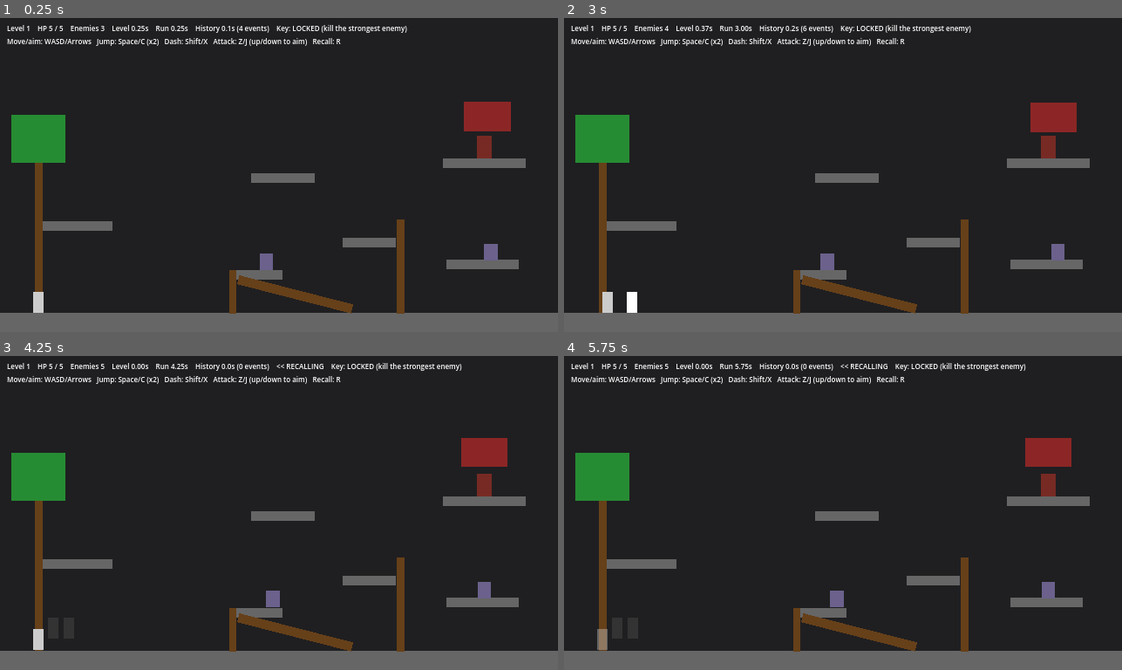
Above: before the commit, frames 1-4 (two rows, left to right).
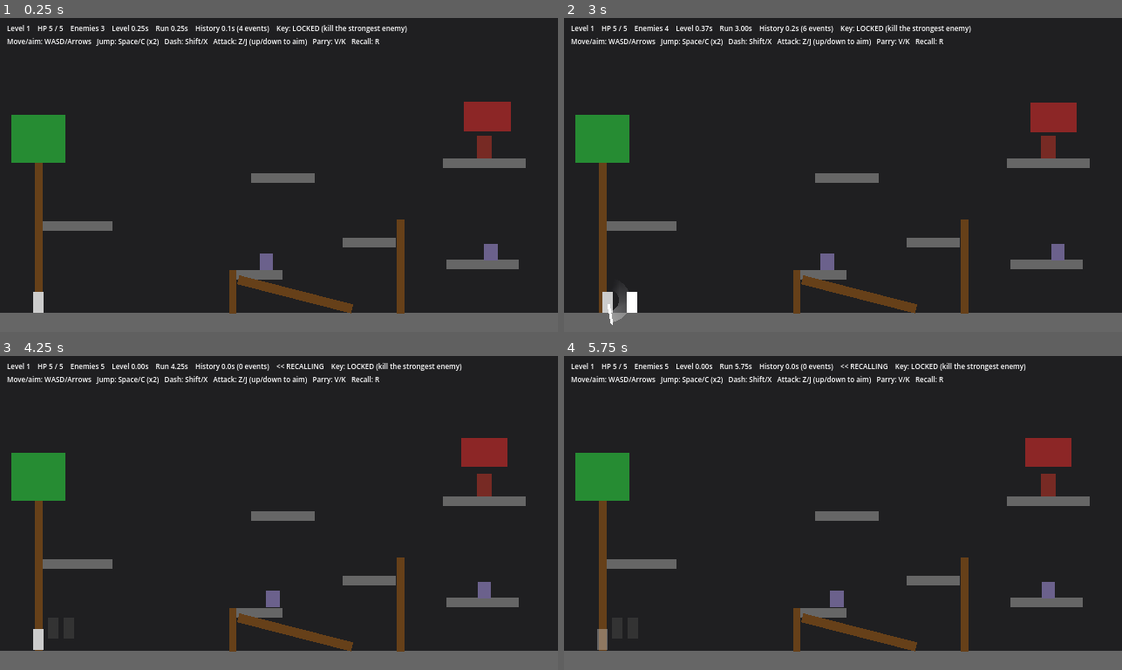
Above: after the commit, the same moments.

Repository: jmy0713/CreativeJam26
Game: Godot game, scene res://scenes/levels/level_1.tscn
The game is run twice, just before and just after one commit, with the same random seed, the same clock (stepped at 60 frames per second) and the same inputs.
Inputs:
- Up to frame 1 (0.25 s): no input
- Up to frame 2 (3 s): tap Enter at 0.5 s; hold D (move_right) 0.53-2.03 s; tap Z (attack) at 0.6, 2.3, 2.85 s; tap Space (jump) at 0.77, 1.52 s; tap R (recall) at 0.8, 1.35 s; tap V (parry, bound only after the commit) at 1.55, 2.1 s; hold A (move_left) 2.03-2.78 s; hold D (move_right) from 2.78 s (still down)
- Up to frame 3 (4.25 s): keep holding D (move_right); tap Space (jump) at 3.02, 3.77 s; tap R (recall) at 3.05 s; tap Shift (dash) at 3.6 s; tap V (parry, bound only after the commit) at 3.8 s
- Up to frame 4 (5.75 s): release D (move_right) at 4.28 s; hold A (move_left) 4.28-5.03 s; tap R (recall) at 4.35, 5.3 s; tap Space (jump) at 4.52 s; tap Z (attack) at 4.55 s; hold D (move_right) from 5.03 s (still down); tap V (parry, bound only after the commit) at 5.1 s

The runs differ from the first frame. In frame 1, 0.1% of the frame differs, in the area x 56-68%, y 6-9%; in frame 2, 0.3%, in the area x 7-68%, y 6-98%; in frame 3, 0.1%; in frame 4, 0.1%.

Commit message:
parry init:

Diff:
--- a/project.godot
+++ b/project.godot
@@ -21,6 +21,7 @@
 Hud="*res://scenes/ui/hud.tscn"
 Recall="*res://scripts/autoload/recall.gd"
 RecallOverlay="*uid://w3ruf2rtd6tx"
+TimeStop="*res://scripts/autoload/time_stop.gd"
 
 [display]
 
@@ -91,6 +92,13 @@
 , Object(InputEventJoypadButton,"resource_local_to_scene":false,"resource_name":"","device":-1,"button_index":3,"pressure":0.0,"pressed":true,"script":null)
 ]
 }
+parry={
+"deadzone": 0.5,
+"events": [Object(InputEventKey,"resource_local_to_scene":false,"resource_name":"","device":-1,"window_id":0,"alt_pressed":false,"shift_pressed":false,"ctrl_pressed":false,"meta_pressed":false,"pressed":false,"keycode":0,"physical_keycode":86,"key_label":0,"unicode":0,"location":0,"echo":false,"script":null)
+, Object(InputEventKey,"resource_local_to_scene":false,"resource_name":"","device":-1,"window_id":0,"alt_pressed":false,"shift_pressed":false,"ctrl_pressed":false,"meta_pressed":false,"pressed":false,"keycode":0,"physical_keycode":75,"key_label":0,"unicode":0,"location":0,"echo":false,"script":null)
+, Object(InputEventJoypadButton,"resource_local_to_scene":false,"resource_name":"","device":-1,"button_index":9,"pressure":0.0,"pressed":true,"script":null)
+]
+}
 
 [layer_names]
 
--- a/scenes/enemies/knight.tscn
+++ b/scenes/enemies/knight.tscn
@@ -1,6 +1,7 @@
 [gd_scene format=3]
 
 [ext_resource type="Script" path="res://scripts/enemies/knight.gd" id="1_knight"]
+[ext_resource type="Script" path="res://scripts/sword_swing.gd" id="2_swing"]
 
 [sub_resource type="RectangleShape2D" id="RectangleShape2D_knight"]
 size = Vector2(15.56, 18.88)
@@ -48,11 +49,10 @@
 [node name="CollisionShape2D" type="CollisionShape2D" parent="SwordArea"]
 shape = SubResource("RectangleShape2D_sword")
 
-[node name="SwordVisual" type="ColorRect" parent="SwordArea"]
-offset_left = -12.78
-offset_top = -5.56
-offset_right = 12.78
-offset_bottom = 5.56
-mouse_filter = 2
-color = Color(1, 0.9, 0.3, 0.9)
+[node name="Swing" type="Node2D" parent="."]
 visible = false
+position = Vector2(0, -2)
+script = ExtResource("2_swing")
+inner_radius = 5.0
+blade_length = 27.0
+trail_color = Color(1, 0.9, 0.3, 0.4)
--- a/scenes/player.tscn
+++ b/scenes/player.tscn
@@ -1,6 +1,7 @@
 [gd_scene format=3]
 
 [ext_resource type="Script" path="res://scripts/player.gd" id="1_player"]
+[ext_resource type="Script" path="res://scripts/sword_swing.gd" id="2_swing"]
 
 [sub_resource type="RectangleShape2D" id="RectangleShape2D_body"]
 size = Vector2(12, 24)
@@ -52,6 +53,13 @@
 mouse_filter = 2
 color = Color(1, 1, 1, 0.35)
 
+[node name="Swing" type="Node2D" parent="."]
+visible = false
+position = Vector2(0, -2)
+script = ExtResource("2_swing")
+inner_radius = 4.0
+blade_length = 22.0
+
 [node name="Afterimage" type="Node2D" parent="."]
 visible = false
 top_level = true
--- a/scenes/recall_overlay.tscn
+++ b/scenes/recall_overlay.tscn
@@ -1,12 +1,14 @@
 [gd_scene format=3 uid="uid://w3ruf2rtd6tx"]
 
 [ext_resource type="Shader" uid="uid://clafof843ima8" path="res://shaders/negative.gdshader" id="1_si46r"]
+[ext_resource type="Script" path="res://scripts/autoload/recall_overlay.gd" id="2_overlay"]
 
 [sub_resource type="ShaderMaterial" id="ShaderMaterial_yyr30"]
 shader = ExtResource("1_si46r")
 shader_parameter/intensity = 1.0
 
 [node name="RecallOverlay" type="Node2D" unique_id=276300504]
+script = ExtResource("2_overlay")
 
 [node name="CanvasLayer" type="CanvasLayer" parent="." unique_id=1767697239]
 
--- a/scripts/autoload/recall.gd
+++ b/scripts/autoload/recall.gd
@@ -71,10 +71,8 @@
 ## Beat of stillness between the rewind ending and the slide starting.
 @export var catchup_pause_seconds := 0.18
 
-const OVERLAY_PATH := "/root/RecallOverlay/CanvasLayer/RecallNegative"
-
-var _negative: ColorRect
-var _negative_material: ShaderMaterial
+const OVERLAY_SOURCE := &"recall"
+
 var is_recalling := false
 
 var _stack: Array[Event] = []
@@ -141,6 +139,8 @@
 func start_recall() -> void:
 	if is_recalling:
 		return
+	# Frozen enemies must be running (with their stamps shifted) before rewinding.
+	TimeStop.stop()
 	# Capture where things are right now so the rewind starts from the present.
 	_record_samples()
 	is_recalling = true
@@ -312,18 +312,8 @@
 
 # --- Helpers ----------------------------------------------------------------
 
-## Turns the screen-inverting overlay on/off. Looked up lazily because the
-## autoload may not be ready when this script's _ready runs.
 func _set_negative(on: bool) -> void:
-	if _negative == null or not is_instance_valid(_negative):
-		_negative = get_node_or_null(OVERLAY_PATH) as ColorRect
-		if _negative == null:
-			push_warning("Recall: %s not found. Is RecallOverlay registered as an autoload?" % OVERLAY_PATH)
-			return
-		_negative_material = _negative.material as ShaderMaterial
-	_negative.visible = on
-	if _negative_material:
-		_negative_material.set_shader_parameter("intensity", 1.0 if on else 0.0)
+	RecallOverlay.set_source(OVERLAY_SOURCE, on)
 
 
 func _set_phase(phase: Phase) -> void:
--- /dev/null
+++ b/scripts/autoload/recall_overlay.gd
@@ -0,0 +1,16 @@
+extends Node2D
+## Full-screen colour-inversion overlay (autoload). Several systems can want
+## it at once (the recall freeze, the parry time stop), so each one turns its
+## own source on/off and the screen stays negative while any source is on.
+
+@onready var _negative: ColorRect = $CanvasLayer/RecallNegative
+
+var _sources: Dictionary = {}  # StringName -> true
+
+
+func set_source(source: StringName, on: bool) -> void:
+	if on:
+		_sources[source] = true
+	else:
+		_sources.erase(source)
+	_negative.visible = not _sources.is_empty()
--- /dev/null
+++ b/scripts/autoload/time_stop.gd
@@ -0,0 +1,97 @@
+extends Node
+## Parry time stop: every enemy and projectile freezes for a moment (real
+## time) while the player keeps moving, and the screen stays negative.
+##
+## Frozen nodes get process_mode DISABLED. Enemies keep their physics body
+## (DISABLE_MODE_KEEP_ACTIVE) so the player can still slash them; projectiles
+## are pulled out of physics so they can't hit anyone. The player ignores
+## contact damage while a stop is active.
+##
+## The timeline keeps running during the stop (the player still uses it), so
+## when it ends each frozen enemy gets on_time_stop_ended(frozen_ticks) to
+## push its tick stamps forward, as if its own clock had paused too.
+##
+## Recall ends any active stop before it starts rewinding.
+
+signal started
+signal ended
+
+const OVERLAY_SOURCE := &"time_stop"
+
+var _active := false
+var _end_real_tick := 0
+var _start_tick := 0
+## Node -> [process_mode, disable_mode] from before the freeze.
+var _frozen: Dictionary = {}
+
+
+func _ready() -> void:
+	# After gameplay, so hits landed on frozen enemies this frame show up.
+	process_physics_priority = 999
+	GameManager.level_started.connect(_on_level_started)
+
+
+func _physics_process(_delta: float) -> void:
+	if not _active:
+		return
+	if GameManager.real_tick >= _end_real_tick:
+		stop()
+		return
+	# Frozen enemies don't process, but should still flash when slashed.
+	for node in _frozen:
+		var enemy := node as Enemy
+		if is_instance_valid(enemy) and enemy.alive:
+			enemy.refresh_visuals()
+
+
+func is_active() -> bool:
+	return _active
+
+
+func start(seconds: float) -> void:
+	if _active or Recall.is_recalling:
+		return
+	_active = true
+	_start_tick = GameManager.timeline_tick
+	_end_real_tick = GameManager.real_tick + GameManager.seconds_to_ticks(seconds)
+	for node in get_tree().get_nodes_in_group("enemies"):
+		if node.alive:
+			_freeze(node, CollisionObject2D.DISABLE_MODE_KEEP_ACTIVE)
+	for node in get_tree().get_nodes_in_group("projectiles"):
+		_freeze(node, CollisionObject2D.DISABLE_MODE_REMOVE)
+	RecallOverlay.set_source(OVERLAY_SOURCE, true)
+	started.emit()
+
+
+func stop() -> void:
+	if not _active:
+		return
+	_active = false
+	var frozen_ticks := GameManager.timeline_tick - _start_tick
+	for node: Node in _frozen:
+		if not is_instance_valid(node):
+			continue
+		var saved: Array = _frozen[node]
+		var enemy := node as Enemy
+		# An enemy killed while frozen stays disabled (die() already set that).
+		if enemy == null or enemy.alive:
+			node.process_mode = saved[0]
+		node.disable_mode = saved[1]
+		if enemy:
+			enemy.on_time_stop_ended(frozen_ticks)
+	_frozen.clear()
+	RecallOverlay.set_source(OVERLAY_SOURCE, false)
+	ended.emit()
+
+
+func _freeze(node: CollisionObject2D, disable_mode: CollisionObject2D.DisableMode) -> void:
+	_frozen[node] = [node.process_mode, node.disable_mode]
+	# Set disable_mode first so enemies never leave the physics world.
+	node.disable_mode = disable_mode
+	node.process_mode = Node.PROCESS_MODE_DISABLED
+
+
+func _on_level_started(_level: Level) -> void:
+	_active = false
+	_frozen.clear()
+	RecallOverlay.set_source(OVERLAY_SOURCE, false)
--- a/scripts/enemies/backup_dancer.gd
+++ b/scripts/enemies/backup_dancer.gd
@@ -45,6 +45,12 @@
 		move_start_tick = NEVER
 
 
+func on_time_stop_ended(frozen_ticks: int) -> void:
+	super(frozen_ticks)
+	move_start_tick = _shift_stamp(move_start_tick, frozen_ticks)
+	_next_move_tick = _shift_stamp(_next_move_tick, frozen_ticks)
+
+
 func _update_visuals() -> void:
 	super()
 	var s := move_hitbox_scale if is_busting_move() else 1.0
--- a/scripts/enemies/dj.gd
+++ b/scripts/enemies/dj.gd
@@ -96,6 +96,14 @@
 	_next_second_spawn_tick -= rewound
 
 
+func on_time_stop_ended(frozen_ticks: int) -> void:
+	super(frozen_ticks)
+	throw_start_tick = _shift_stamp(throw_start_tick, frozen_ticks)
+	last_throw_tick = _shift_stamp(last_throw_tick, frozen_ticks)
+	_next_first_spawn_tick = _shift_stamp(_next_first_spawn_tick, frozen_ticks)
+	_next_second_spawn_tick = _shift_stamp(_next_second_spawn_tick, frozen_ticks)
+
+
 func _on_recall_started(_target_tick: int) -> void:
 	_pre_recall_tick = GameManager.timeline_tick
 
--- a/scripts/enemies/dragon.gd
+++ b/scripts/enemies/dragon.gd
@@ -31,6 +31,9 @@
 
 var _origin_x := 0.0
 var _base_altitude := 0.0
+## Timeline ticks spent frozen by parry time stops; the bob and patrol waves
+## skip them so the dragon doesn't snap to a new phase when time resumes.
+var _frozen_ticks := 0
 
 @onready var glow: ColorRect = $Glow
 
@@ -49,7 +52,7 @@
 		_update_fire_breath()
 	move_and_slide()
 	# Hover bob is purely cosmetic; drive it directly rather than via velocity.
-	global_position.y = _base_altitude + sin(GameManager.level_time_seconds() * bob_speed) * bob_height
+	global_position.y = _base_altitude + sin(_flight_time() * bob_speed) * bob_height
 	_update_visuals()
 
 
@@ -63,7 +66,7 @@
 		desired_x = clampf(player.global_position.x, _origin_x - patrol_width, _origin_x + patrol_width)
 		direction = 1 if player.global_position.x >= global_position.x else -1
 	else:
-		desired_x = _origin_x + sin(GameManager.level_time_seconds() * bob_speed * 0.4) * patrol_width
+		desired_x = _origin_x + sin(_flight_time() * bob_speed * 0.4) * patrol_width
 
 	var dx := desired_x - global_position.x
 	if absf(dx) < 2.2:
@@ -85,7 +88,18 @@
 		last_fire_tick = NEVER
 
 
+func on_time_stop_ended(frozen_ticks: int) -> void:
+	super(frozen_ticks)
+	fire_start_tick = _shift_stamp(fire_start_tick, frozen_ticks)
+	last_fire_tick = _shift_stamp(last_fire_tick, frozen_ticks)
+	_frozen_ticks += frozen_ticks
+
+
 # --- Internals ----------------------------------------------------------
+
+func _flight_time() -> float:
+	return GameManager.ticks_to_seconds(GameManager.timeline_tick - _frozen_ticks)
+
 
 func _update_fire_breath() -> void:
 	var player := GameManager.player
--- a/scripts/enemies/enemy.gd
+++ b/scripts/enemies/enemy.gd
@@ -102,6 +102,11 @@
 	process_mode = Node.PROCESS_MODE_INHERIT if value else Node.PROCESS_MODE_DISABLED
 
 
+## Lets TimeStop redraw hit flashes while this enemy is frozen.
+func refresh_visuals() -> void:
+	_update_visuals()
+
+
 func _update_visuals() -> void:
 	var flashing := GameManager.ticks_since(last_hit_tick) < GameManager.seconds_to_ticks(hit_flash_time)
 	body.color = Color.WHITE if flashing else _base_color
@@ -123,6 +128,23 @@
 		last_hit_tick = GameManager.NEVER
 
 
+# --- Time stop --------------------------------------------------------------
+
+## Called by TimeStop when a parry freeze ends. The timeline kept running for
+## `frozen_ticks` while this enemy stood still, so its stamps move forward by
+## that much. Subclasses shift their own stamps too, then call super().
+func on_time_stop_ended(frozen_ticks: int) -> void:
+	# Hits taken while frozen land now: the stun and knockback play on resume.
+	if last_hit_tick >= GameManager.timeline_tick - frozen_ticks:
+		last_hit_tick = GameManager.timeline_tick
+	else:
+		last_hit_tick = _shift_stamp(last_hit_tick, frozen_ticks)
+
+
+func _shift_stamp(tick: int, ticks: int) -> int:
+	return tick if tick == GameManager.NEVER else tick + ticks
+
+
 func _restore_hit(previous_health: int, previous_hit_tick: int) -> void:
 	health = previous_health
 	last_hit_tick = previous_hit_tick
--- a/scripts/enemies/fireball.gd
+++ b/scripts/enemies/fireball.gd
@@ -16,6 +16,7 @@
 
 
 func _ready() -> void:
+	add_to_group("projectiles")
 	_life_timer.wait_time = lifetime
 	_life_timer.one_shot = true
 	_life_timer.timeout.connect(queue_free)
--- a/scripts/enemies/knight.gd
+++ b/scripts/enemies/knight.gd
@@ -6,10 +6,22 @@
 ## swing its sword, dealing damage if the player is in reach; the swing
 ## window is also its one vulnerable moment (front hits land normally).
 ##
+## The swing can be parried (see Player.try_parry): the sword is deflected,
+## the Knight staggers, and time stops for every enemy.
+##
 ## Facing/patrol direction is shared: `direction` (from Walker) is repurposed
 ## as the shield-facing side while engaged.
 
 const NEVER := GameManager.NEVER
+
+# Sword angles (right-facing; mirrored by the Swing's scale.x). The blade
+# rests low in front, is pulled up behind the head during the windup, then
+# sweeps over and down in front during the active window.
+const SWORD_REST := deg_to_rad(35.0)
+const SWORD_RAISED := deg_to_rad(-140.0)
+const SWORD_FOLLOW := deg_to_rad(55.0)
+const WINDUP_COLOR := Color(1, 0.6, 0.2, 0.75)
+const ACTIVE_COLOR := Color(1, 0.9, 0.3, 1)
 
 @export_group("Combat")
 ## How far away (and how much vertical offset) counts as "sees the player".
@@ -30,7 +42,7 @@
 var _swing_hit_player := false
 
 @onready var sword_area: Area2D = $SwordArea
-@onready var sword_visual: ColorRect = $SwordArea/SwordVisual
+@onready var swing: SwordSwing = $Swing
 @onready var shield_visual: ColorRect = $ShieldVisual
 
 
@@ -76,6 +88,12 @@
 	super(damage, from_position)
 
 
+func on_time_stop_ended(frozen_ticks: int) -> void:
+	super(frozen_ticks)
+	attack_start_tick = _shift_stamp(attack_start_tick, frozen_ticks)
+	last_swing_end_tick = _shift_stamp(last_swing_end_tick, frozen_ticks)
+
+
 func on_recall_finished() -> void:
 	super()
 	var now := GameManager.timeline_tick
@@ -115,10 +133,14 @@
 	if is_swinging():
 		if _is_active() and not _swing_hit_player:
 			for node in sword_area.get_overlapping_bodies():
-				if node == player:
-					player.take_damage(sword_damage, global_position)
-					_swing_hit_player = true
-					break
+				if node != player:
+					continue
+				if player.try_parry():
+					_on_parried()
+					return
+				player.take_damage(sword_damage, global_position)
+				_swing_hit_player = true
+				break
 		if GameManager.ticks_since(attack_start_tick) >= _ticks(swing_windup + swing_active):
 			attack_start_tick = NEVER
 			last_swing_end_tick = GameManager.timeline_tick
@@ -130,18 +152,38 @@
 		_swing_hit_player = false
 
 
+## The swing was deflected: it ends now (the cooldown restarts) and the
+## Knight staggers with a hit flash, but takes no damage.
+func _on_parried() -> void:
+	attack_start_tick = NEVER
+	last_swing_end_tick = GameManager.timeline_tick
+	last_hit_tick = GameManager.timeline_tick
+	_swing_hit_player = false
+
+
 func _position_combat_parts() -> void:
 	sword_area.position.x = 21.2 * direction
 	shield_visual.position.x = 8.8 * direction
+	swing.scale.x = direction
 
 
 func _update_combat_visuals() -> void:
 	shield_visual.visible = shield_up()
-	sword_visual.visible = is_swinging()
+	swing.visible = is_swinging()
 	if _is_windup():
-		sword_visual.color = Color(1, 0.6, 0.2, 0.6)
+		var t := _swing_progress(0.0, swing_windup)
+		swing.color = WINDUP_COLOR
+		swing.set_pose(lerpf(SWORD_REST, SWORD_RAISED, t * (2.0 - t)))
 	elif _is_active():
-		sword_visual.color = Color(1, 0.9, 0.3, 0.9)
+		var t := _swing_progress(swing_windup, swing_active)
+		swing.color = ACTIVE_COLOR
+		swing.set_pose(lerpf(SWORD_RAISED, SWORD_FOLLOW, 1.0 - pow(1.0 - t, 3.0)), SWORD_RAISED)
+
+
+## 0 -> 1 over the `duration` seconds that start `offset` seconds into the swing.
+func _swing_progress(offset: float, duration: float) -> float:
+	var elapsed := GameManager.ticks_since(attack_start_tick) - _ticks(offset)
+	return clampf(float(elapsed) / maxi(_ticks(duration), 1), 0.0, 1.0)
 
 
 func _ticks(seconds: float) -> int:
--- a/scripts/enemies/vinyl.gd
+++ b/scripts/enemies/vinyl.gd
@@ -20,6 +20,7 @@
 
 
 func _ready() -> void:
+	add_to_group("projectiles")
 	_life_timer.wait_time = lifetime
 	_life_timer.one_shot = true
 	_life_timer.timeout.connect(queue_free)
--- a/scripts/player.gd
+++ b/scripts/player.gd
@@ -2,7 +2,8 @@
 extends CharacterBody2D
 ## Platformer controller: run, jump (coyote time + jump buffer + variable height),
 ## double jump, horizontal dash, Hollow Knight-style directional slash with
-## down-slash pogo, and HP with invincibility frames.
+## down-slash pogo, parry (deflects an enemy attack and stops time for every
+## enemy), and HP with invincibility frames.
 ##
 ## All timers are tick stamps compared against GameManager.timeline_tick.
 ## For recall, position/facing are sampled by Recall and damage pushes an undo
@@ -53,6 +54,14 @@
 @export var attack_active_time := 0.1
 @export var pogo_velocity := -244.4
 
+@export_group("Parry")
+## How long after pressing parry an incoming attack gets deflected.
+@export var parry_window := 0.2
+## Minimum time between parry presses (from press to press).
+@export var parry_cooldown := 0.5
+## How long enemies stay frozen after a successful parry.
+@export var parry_time_stop := 1.0
+
 @export_group("Health")
 @export var max_health := 5
 @export var invincibility_time := 1.0
@@ -69,6 +78,17 @@
 const COLOR_DASHING := Color(1, 1, 1)
 const COLOR_NO_DASH := Color(0.5, 0.5, 0.5)
 
+# Side-slash sword angles (right-facing; mirrored by the Swing's scale.x):
+# the blade sweeps from high in front down to low in front.
+const SWING_FROM := deg_to_rad(-75.0)
+const SWING_TO := deg_to_rad(80.0)
+## The blade lingers at the end of the sweep for this long after the hitbox ends.
+const SWING_FOLLOW_THROUGH := 0.06
+const SWING_COLOR := Color(1, 1, 1, 0.95)
+## Blade held up in front as a guard while the parry window is open.
+const PARRY_ANGLE := deg_to_rad(-70.0)
+const PARRY_COLOR := Color(0.5, 0.9, 1, 1)
+
 var health := 0
 var air_jumps_left := 0
 var dashes_left := 0
@@ -82,6 +102,7 @@
 var jump_pressed_tick := NEVER
 var dash_start_tick := NEVER
 var attack_start_tick := NEVER
+var parry_start_tick := NEVER
 var hurt_tick := NEVER
 
 ## Enemies already hit by the current swing (one hit per swing).
@@ -91,6 +112,7 @@
 @onready var hurtbox: Area2D = $Hurtbox
 @onready var slash_pivot: Node2D = $SlashPivot
 @onready var slash_area: Area2D = $SlashPivot/SlashArea
+@onready var swing: SwordSwing = $Swing
 @onready var afterimage: Node2D = $Afterimage
 @onready var afterimage_body: ColorRect = $Afterimage/Body
 
@@ -125,6 +147,8 @@
 			_start_dash()
 		if Input.is_action_just_pressed("attack") and _can_attack():
 			_start_attack()
+		if Input.is_action_just_pressed("parry") and _can_parry():
+			parry_start_tick = _now()
 
 	if is_dashing():
 		velocity = dash_direction * dash_speed
@@ -153,6 +177,20 @@
 
 func is_invincible() -> bool:
 	return _active(hurt_tick, invincibility_time)
+
+
+func is_parrying() -> bool:
+	return _active(parry_start_tick, parry_window)
+
+
+## Called by an enemy attack that is about to hit the player. Returns true if
+## the parry window is open: the attacker should cancel the attack instead of
+## dealing damage, and time stops for every enemy.
+func try_parry() -> bool:
+	if health <= 0 or not is_parrying():
+		return false
+	TimeStop.start(parry_time_stop)
+	return true
 
 
 func take_damage(amount: int, from_position: Vector2, ignore_invincibility := false) -> void:
@@ -262,9 +300,14 @@
 	slash_pivot.rotation = attack_direction.angle()
 
 
+func _can_parry() -> bool:
+	return GameManager.ticks_since(parry_start_tick) >= _ticks(parry_cooldown)
+
+
 func _process_attack() -> void:
 	var active := _active(attack_start_tick, attack_active_time)
-	slash_pivot.visible = active
+	# Side slashes are drawn by the Swing; up/down still use the flat slash.
+	slash_pivot.visible = active and attack_direction.y != 0.0
 	if not active:
 		return
 	for node in slash_area.get_overlapping_bodies():
@@ -281,7 +324,8 @@
 
 
 func _check_hurt() -> void:
-	if is_invincible():
+	# Enemies frozen by a parry can't hurt on contact.
+	if is_invincible() or TimeStop.is_active():
 		return
 	for node in hurtbox.get_overlapping_bodies():
 		var enemy := node as Enemy
@@ -309,6 +353,27 @@
 		body.color = COLOR_NORMAL
 	# Blink while invincible.
 	body.visible = not is_invincible() or (GameManager.ticks_since(hurt_tick) / 4) % 2 == 0
+	_update_swing()
+
+
+## Poses the sword from the attack/parry stamps: a side slash sweeps the blade
+## over the hitbox's active window, a parry holds it up as a guard.
+func _update_swing() -> void:
+	var since_attack := GameManager.ticks_since(attack_start_tick)
+	var swing_ticks := maxi(_ticks(attack_active_time), 1)
+	if attack_direction.y == 0.0 and since_attack < swing_ticks + _ticks(SWING_FOLLOW_THROUGH):
+		var t := clampf(float(since_attack) / swing_ticks, 0.0, 1.0)
+		swing.visible = true
+		swing.scale.x = attack_direction.x
+		swing.color = SWING_COLOR
+		swing.set_pose(lerpf(SWING_FROM, SWING_TO, t * (2.0 - t)), SWING_FROM)
+	elif is_parrying():
+		swing.visible = true
+		swing.scale.x = facing
+		swing.color = PARRY_COLOR
+		swing.set_pose(PARRY_ANGLE)
+	else:
+		swing.visible = false
 
 
 # --- Tick helpers -----------------------------------------------------------
@@ -376,6 +441,7 @@
 	if jump_pressed_tick > now: jump_pressed_tick = NEVER
 	if dash_start_tick > now: dash_start_tick = NEVER
 	if attack_start_tick > now: attack_start_tick = NEVER
+	if parry_start_tick > now: parry_start_tick = NEVER
 	if hurt_tick > now: hurt_tick = NEVER
 	_update_visuals()
 
--- /dev/null
+++ b/scripts/sword_swing.gd
@@ -0,0 +1,56 @@
+class_name SwordSwing
+extends Node2D
+## Placeholder sword drawn in code: a blade pointing out from this node's
+## origin at `angle`, plus an optional fading arc trail from `trail_from` up
+## to the blade.
+##
+## Owners set the pose every physics frame from their tick stamps (no
+## AnimationPlayer), so the animation freezes with recall / time stop and
+## stays in sync with the hitbox. Angles are for a right-facing swing;
+## mirror it with scale.x = -1.
+
+@export var inner_radius := 4.0
+@export var blade_length := 20.0
+@export var blade_width := 3.0
+@export var color := Color(1, 1, 1, 0.95)
+@export var trail_color := Color(1, 1, 1, 0.35)
+@export var trail_segments := 10
+
+var angle := 0.0
+## NAN = no trail.
+var trail_from := NAN
+
+
+func set_pose(blade_angle: float, trail_start: float = NAN) -> void:
+	angle = blade_angle
+	trail_from = trail_start
+	queue_redraw()
+
+
+func _draw() -> void:
+	if not is_nan(trail_from) and not is_equal_approx(trail_from, angle):
+		_draw_trail()
+	var dir := Vector2.from_angle(angle)
+	var side := dir.orthogonal() * blade_width * 0.5
+	var base := dir * inner_radius
+	var tip := dir * (inner_radius + blade_length)
+	draw_colored_polygon(PackedVector2Array([
+		base + side, tip + side, tip + dir * blade_width, tip - side, base - side,
+	]), color)
+
+
+## Arc band behind the blade, transparent at `trail_from`, solid at the blade.
+func _draw_trail() -> void:
+	var r_outer := inner_radius + blade_length
+	var r_inner := inner_radius + blade_length * 0.4
+	var points := PackedVector2Array()
+	var colors := PackedColorArray()
+	for i in trail_segments + 1:
+		var t := float(i) / trail_segments
+		points.append(Vector2.from_angle(lerpf(trail_from, angle, t)) * r_outer)
+		colors.append(Color(trail_color, trail_color.a * t))
+	for i in range(trail_segments, -1, -1):
+		var t := float(i) / trail_segments
+		points.append(Vector2.from_angle(lerpf(trail_from, angle, t)) * r_inner)
+		colors.append(Color(trail_color, trail_color.a * t))
+	draw_polygon(points, colors)
--- a/scripts/ui/hud.gd
+++ b/scripts/ui/hud.gd
@@ -23,7 +23,7 @@
 		GameManager.ticks_to_seconds(GameManager.real_tick),
 		Recall.history_seconds(),
 		Recall.stack_size(),
-		"    << RECALLING" if Recall.is_recalling else "",
+		"    << RECALLING" if Recall.is_recalling else ("    << TIME STOP" if TimeStop.is_active() else ""),
 		key_status,
-		"Move/aim: WASD/Arrows   Jump: Space/C (x2)   Dash: Shift/X   Attack: Z/J (up/down to aim)   Recall: R",
+		"Move/aim: WASD/Arrows   Jump: Space/C (x2)   Dash: Shift/X   Attack: Z/J (up/down to aim)   Parry: V/K   Recall: R",
 	]
Not shown, added: scripts/autoload/recall_overlay.gd.uid
Not shown, added: scripts/autoload/time_stop.gd.uid
Not shown, added: scripts/sword_swing.gd.uid
Not shown, changed: ARCHITECTURE.md
